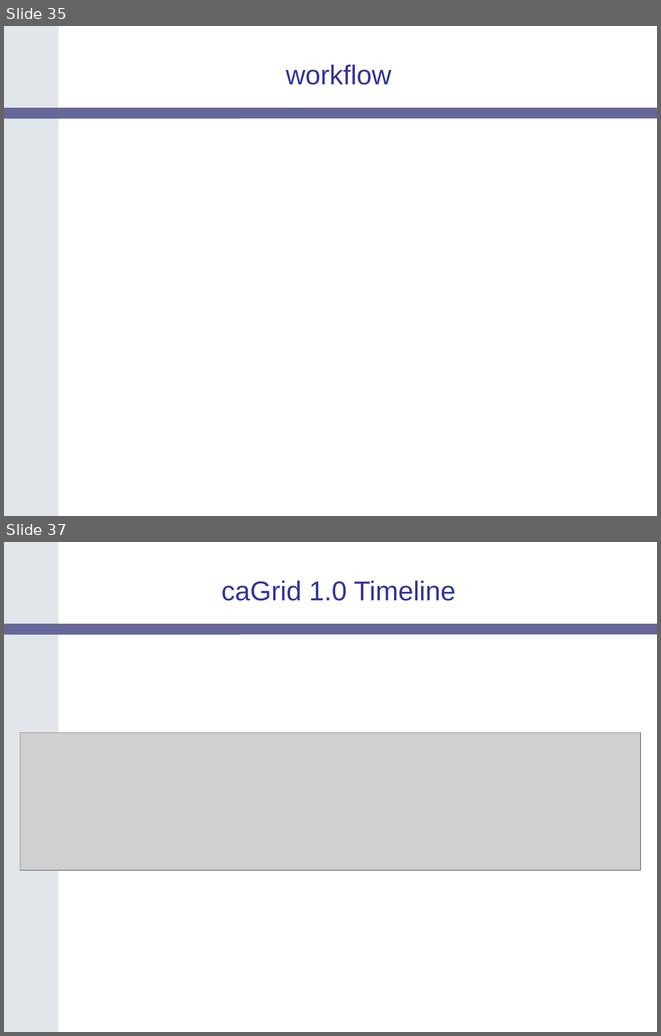
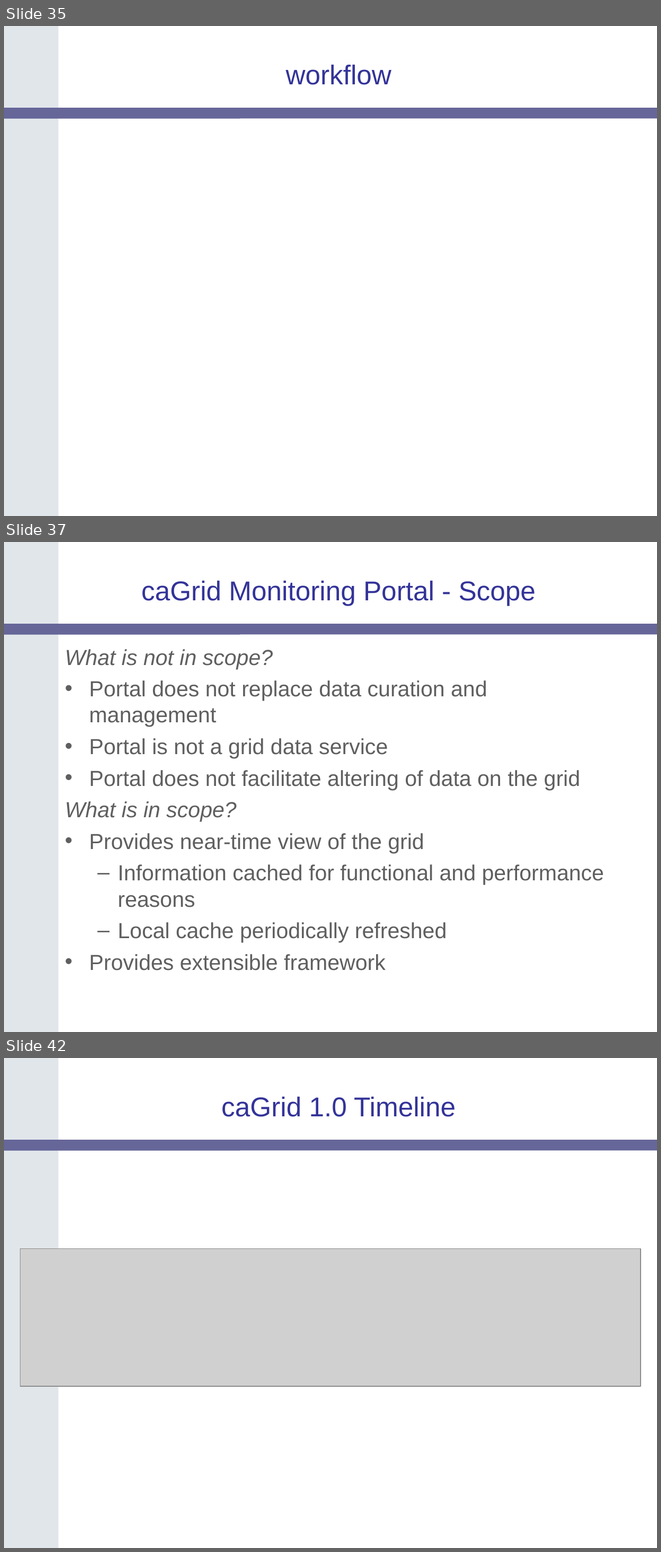
Before and after one commit to NCIP/cagrid-portal, a slide deck: cagrid-1-0/Documentation/presentations/200604_AnnualMeeting/caGrid-1.0-Architecture_caBIG-Annual-Meeting06.ppt. Shown one above the other, each under a label of ours: slides 35 and 37 before the commit, slides 35, 37 and 42 after it; the slides between them are not shown. The pictures are 661x1036 and 661x1552 pixels, drawn with LibreOffice and Linux fonts; fonts in the diff are those of the drawing; grey boxes stand for pictures; background and template pictures are left out. Boxes give left, top, right and bottom in pixels: in the first picture for what was removed or moved away, otherwise in the second. Text is boxed around its words. In the diff, an @@ line names an element or a change of style, - is before the commit and + after.

Commit message:
incorporated portal slides

```diff
--- a/cagrid-1-0/Documentation/presentations/200604_AnnualMeeting/caGrid-1.0-Architecture_caBIG-Annual-Meeting06.ppt
+++ b/cagrid-1-0/Documentation/presentations/200604_AnnualMeeting/caGrid-1.0-Architecture_caBIG-Annual-Meeting06.ppt
@@ slide 37 added at box(4, 542, 657, 1032), background #FFFFFF; not listed: 2 template elements that a slide beside it also shows @@
@@ title added at box(141, 581, 536, 606), 30 pt, text #333399 @@
+caGrid Monitoring Portal - Scope
@@ text added at box(65, 649, 604, 970), 24 pt, text #5F5F5F @@
+What is not in scope?
+• Portal does not replace data curation and management
+• Portal is not a grid data service
+• Portal does not facilitate altering of data on the grid
+What is in scope?
+• Provides near-time view of the grid
+  – Information cached for functional and performance reasons
+  – Local cache periodically refreshed
+• Provides extensible framework
@@ what was slide 37 is now slide 42 @@
```
Also in this commit, not shown: 1 slide changed, 5 other slides added, 1 slide removed, 1 other file.
